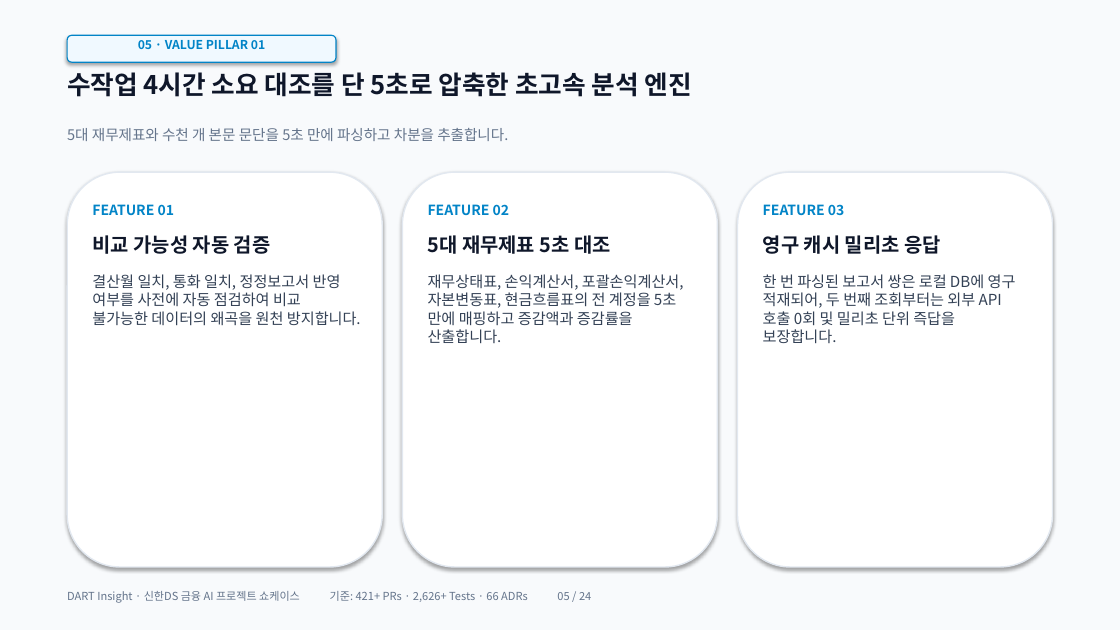
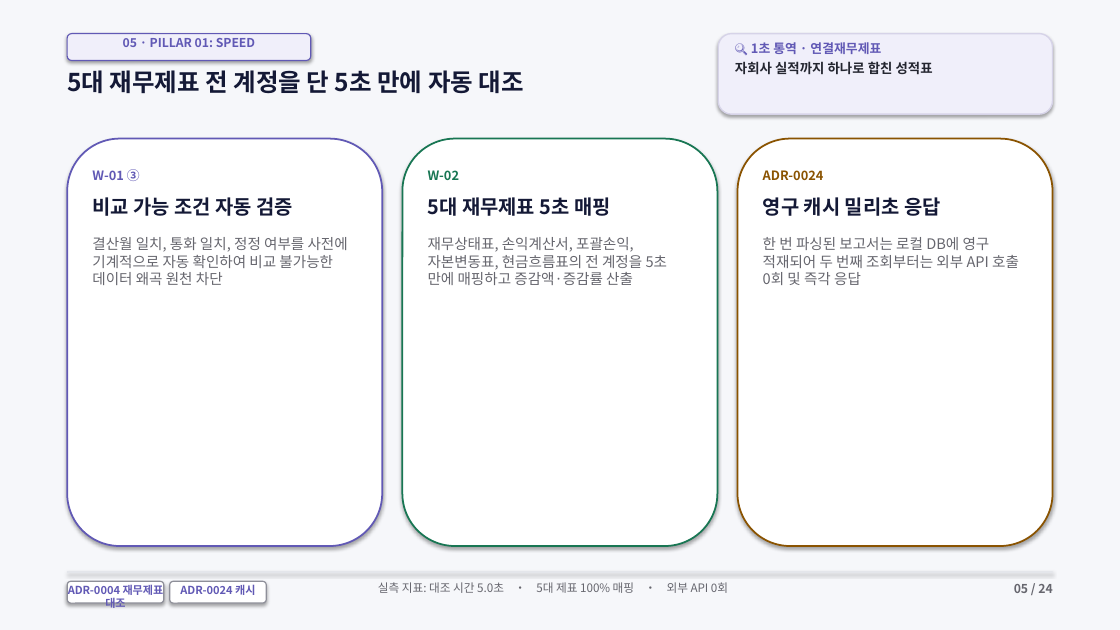
Before and after one commit to ShinhanDSProject/dart-insight, a slide deck: slide 5 of docs/DART_Insight_Presentation.pptx. Drawn at 1120x630 pixels with LibreOffice and Linux fonts; fonts in the diff are those of the drawing. Boxes give left, top, right and bottom in pixels: in the first picture for what was removed or moved away, otherwise in the second. Text is boxed around its words. In the diff, an @@ line names an element or a change of style, - is before the commit and + after.

Commit message:
feat: 4-Zone 시각 다이어그램 및 1초 용어 통역 뱃지 중심 발표 자료 시스템 고도화

```diff
--- a/docs/DART_Insight_Presentation.pptx
+++ b/docs/DART_Insight_Presentation.pptx
@@ rectangle at box(0, 0, 1120, 630): fill #F8FAFC to #F6F7FA @@
@@ rounded rectangle: place and size @@
-rounded rectangle at box(67, 35, 336, 62)
+rounded rectangle at box(67, 34, 311, 60)
@@ rounded rectangle at box(67, 34, 311, 60): fill #F0F9FF to #F0EFFA; outline #0284C7 1 pt to #6159B5 1 pt @@
@@ text at box(123, 38, 255, 47): text changed; text colour #0284C7 to #6159B5 @@
-05 · VALUE PILLAR 01
+05 · PILLAR 01: SPEED
@@ rounded rectangle added at box(718, 34, 1053, 114), fill #F0EFFA, outline #D6D3E8 1.2 pt @@
@@ text added at box(735, 42, 933, 74), 11.5 pt, text #242630, bold @@
+🔍 1초 통역 · 연결재무제표
+자회사 실적까지 하나로 합친 성적표
@@ text at box(67, 70, 524, 93): text changed; size 22 to 21 pt; text colour #0F172A to #141936 @@
-수작업 4시간 소요 대조를 단 5초로 압축한 초고속 분석 엔진
+5대 재무제표 전 계정을 단 5초 만에 자동 대조
@@ rounded rectangle: place and size @@
-rounded rectangle at box(67, 172, 382, 567)
+rounded rectangle at box(67, 139, 382, 546)
@@ rounded rectangle at box(67, 139, 382, 546): outline #E2E8F0 1.2 pt to #6159B5 1.5 pt @@
@@ text removed at box(67, 128, 508, 141) @@
-5대 재무제표와 수천 개 본문 문단을 5초 만에 파싱하고 차분을 추출합니다.
@@ rounded rectangle: place and size @@
-rounded rectangle at box(402, 172, 718, 567)
+rounded rectangle at box(402, 139, 718, 546)
@@ rounded rectangle at box(402, 139, 718, 546): outline #E2E8F0 1.2 pt to #187653 1.5 pt @@
@@ rounded rectangle: place and size @@
-rounded rectangle at box(738, 172, 1053, 567)
+rounded rectangle at box(738, 139, 1053, 546)
@@ rounded rectangle at box(738, 139, 1053, 546): outline #E2E8F0 1.2 pt to #8A5300 1.5 pt @@
@@ text at box(92, 169, 348, 285): text changed; size 13 to 12.5 pt; text colour #334155 to #66666E @@
-FEATURE 01
-비교 가능성 자동 검증
-결산월 일치, 통화 일치, 정정보고서 반영 여부를 사전에 자동 점검하여 비교 불가능한 데이터의 왜곡을 원천 방지합니다.
+W-01 ③
+비교 가능 조건 자동 검증
+결산월 일치, 통화 일치, 정정 여부를 사전에 기계적으로 자동 확인하여 비교 불가능한 데이터 왜곡 원천 차단
@@ text at box(428, 170, 667, 285): text changed; size 13 to 12.5 pt; text colour #334155 to #66666E @@
-FEATURE 02
-5대 재무제표 5초 대조
-재무상태표, 손익계산서, 포괄손익계산서, 자본변동표, 현금흐름표의 전 계정을 5초 만에 매핑하고 증감액과 증감률을 산출합니다.
+W-02
+5대 재무제표 5초 매핑
+재무상태표, 손익계산서, 포괄손익, 자본변동표, 현금흐름표의 전 계정을 5초 만에 매핑하고 증감액·증감률 산출
@@ text at box(763, 170, 824, 180): text changed; size 12 to 11 pt; text colour #0284C7 to #8A5300 @@
-FEATURE 03
+ADR-0024
@@ text "ADR-0024": place and size @@
-text "ADR-0024" at box(763, 204, 1016, 343)
+text "ADR-0024" at box(763, 170, 1019, 285)
@@ text at box(763, 197, 941, 216): text colour #0F172A to #141936 in "영구 캐시 밀리초 응답" @@
@@ text at box(763, 237, 1019, 285): text changed; size 13 to 12.5 pt; text colour #334155 to #66666E @@
-한 번 파싱된 보고서 쌍은 로컬 DB에 영구 적재되어, 두 번째 조회부터는 외부 API 호출 0회 및 밀리초 단위 즉답을 보장합니다.
+한 번 파싱된 보고서는 로컬 DB에 영구 적재되어 두 번째 조회부터는 외부 API 호출 0회 및 즉각 응답
@@ text removed at box(67, 591, 591, 603) @@
-DART Insight · 신한DS 금융 AI 프로젝트 쇼케이스 기준: 421+ PRs · 2,626+ Tests · 66 ADRs 05 / 24
@@ rectangle added at box(67, 571, 1053, 573), fill #E4E6EB @@
@@ rounded rectangle added at box(67, 581, 164, 603), fill #FFFFFF, outline #8E8F99 1 pt @@
@@ text added at box(68, 582, 164, 608), 9.5 pt, text #6159B5, bold @@
+ADR-0004 재무제표 대조
@@ rounded rectangle added at box(170, 581, 266, 603), fill #FFFFFF, outline #8E8F99 1 pt @@
@@ text added at box(180, 584, 255, 595), 9.5 pt, text #6159B5, bold @@
+ADR-0024 캐시
@@ text added at box(378, 582, 728, 593), 10 pt, text #66666E @@
+실측 지표: 대조 시간 5.0초 • 5대 제표 100% 매핑 • 외부 API 0회
@@ text added at box(1014, 584, 1052, 593), 10.5 pt, text #66666E, bold @@
+05 / 24
```
Also in this commit, not shown: 16 other slides changed, 7 slides added, 7 slides removed, 4 other files.
